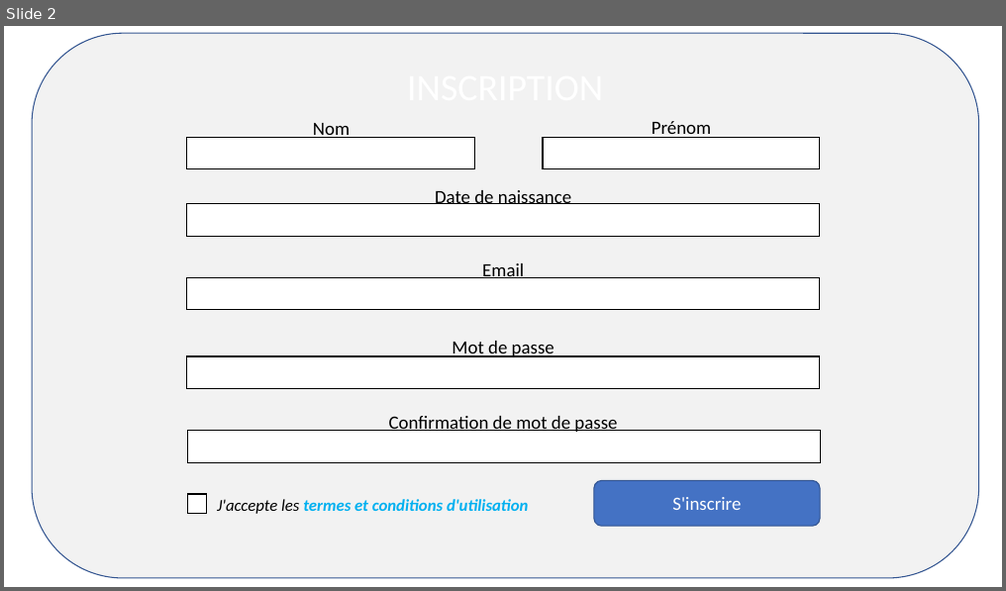
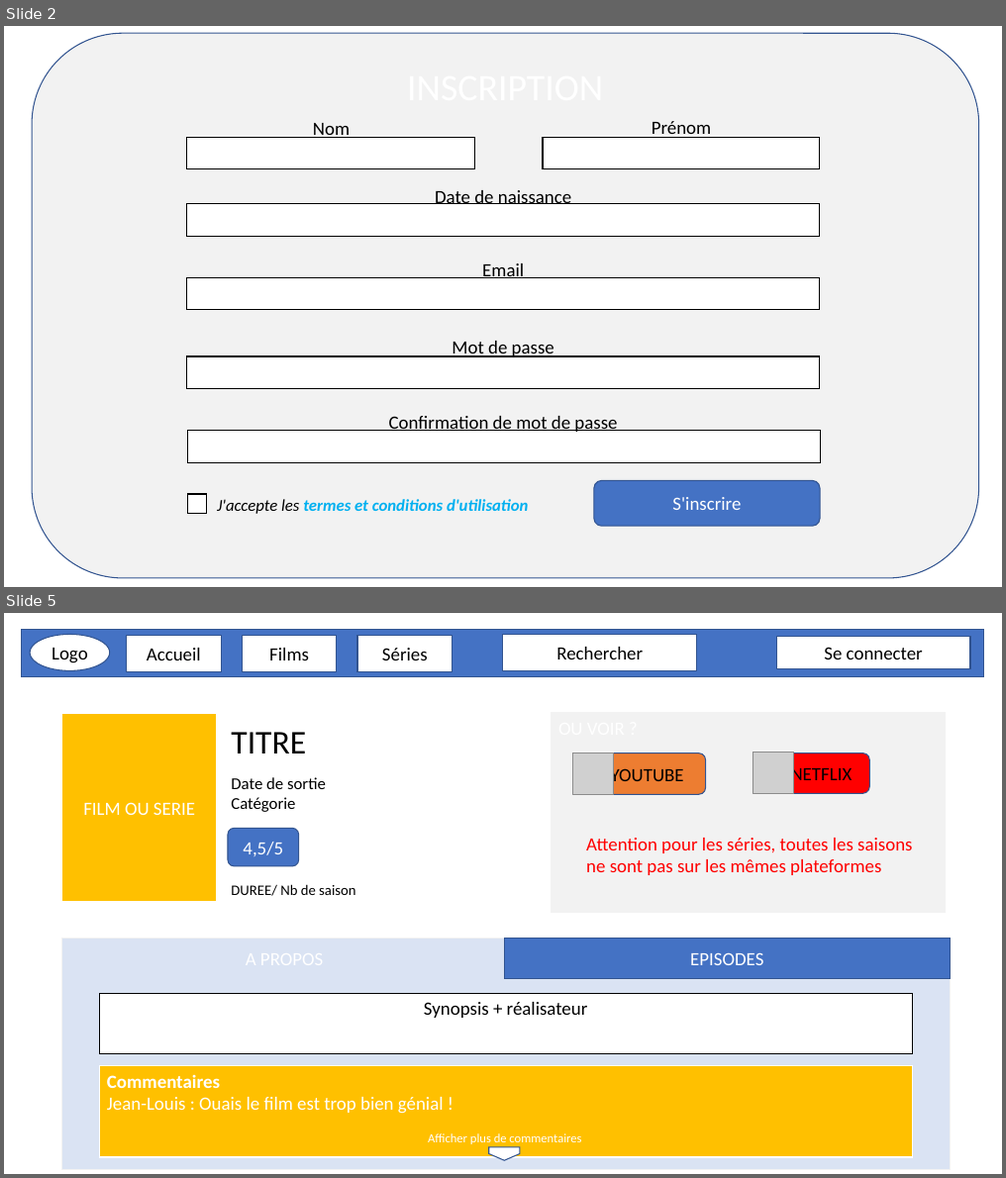
Before and after one commit to MartinBriday/PFF_WatchNow, a slide deck: docs/Projet_Preview.pptx. Shown one above the other, each under a label of ours: slide 2 before the commit, slides 2 and 5 after it; the slides between them are not shown. The pictures are 1006x591 and 1006x1178 pixels, drawn with LibreOffice and Linux fonts; fonts in the diff are those of the drawing; grey boxes stand for pictures. Boxes give left, top, right and bottom in pixels: in the first picture for what was removed or moved away, otherwise in the second. Text is boxed around its words. In the diff, an @@ line names an element or a change of style, - is before the commit and + after.

```diff
--- a/docs/Projet_Preview.pptx
+++ b/docs/Projet_Preview.pptx
@@ slide 5 added at (4,613,1002,1174), background #FFFFFF @@
@@ group added at (21,630,984,676): 6 rectangles, 1 ellipse @@
+Rechercher
+Accueil
+Films
+Séries
+Se connecter
+Logo
@@ rectangle added at (62,713,218,903), fill #FFC000, outline #FFFFFF 1.5 pt, 18 pt, text #FFFFFF @@
+FILM OU SERIE
@@ rectangle added at (551,713,945,912), fill #F2F2F2, outline #F2F2F2 1.5 pt @@
@@ text added at (231,732,306,754), 32 pt, text #000000 @@
+TITRE
@@ picture added at (573,753,614,795) @@
@@ rounded rectangle added at (576,753,706,794), fill #ED7D31, outline #325491 1 pt, 18 pt, text #000000 @@
+YOUTUBE
@@ picture added at (752,753,794,794) @@
@@ rounded rectangle added at (756,753,870,793), fill #FF0000, outline #325491 1 pt, 18 pt, text #000000 @@
+NETFLIX
@@ text added at (231,777,326,812), 16 pt, text #000000 @@
+Date de sortie
+Catégorie
@@ rounded rectangle added at (228,829,299,866), fill #4472C4, outline #325491 1 pt, 18 pt, text #FFFFFF @@
+4,5/5
@@ text added at (586,838,912,875), 18 pt, text #FF0000 @@
+Attention pour les séries, toutes les saisons ne sont pas sur les mêmes plateformes
@@ text added at (231,884,355,896), 14 pt, text #000000 @@
+DUREE/ Nb de saison
@@ rectangle added at (61,938,949,1169), fill #DAE3F3, outline #F2F2F2 1 pt @@
@@ rectangle added at (505,938,950,978), fill #4472C4, outline #325491 1 pt, 18 pt, text #FFFFFF @@
+EPISODES
@@ rectangle added at (99,993,912,1054), fill #FFFFFF, outline #000000 1 pt, 18 pt, text #000000 @@
+Synopsis + réalisateur
@@ rectangle added at (99,1065,912,1158), fill #FFC000, outline #FFFFFF 1.5 pt, 18 pt, text #FFFFFF @@
+Commentaires
+Jean-Louis : Ouais le film est trop bien génial !
@@ text added at (428,1134,581,1145), 12 pt, text #FFFFFF @@
+Afficher plus de commentaires
@@ pentagon arrow added at (489,1148,520,1160), fill #FFFFFF, outline #325491 1 pt @@
```
Also in this commit, not shown: 1 slide changed, 5 other slides added, 3 slides removed, 4 other files.
